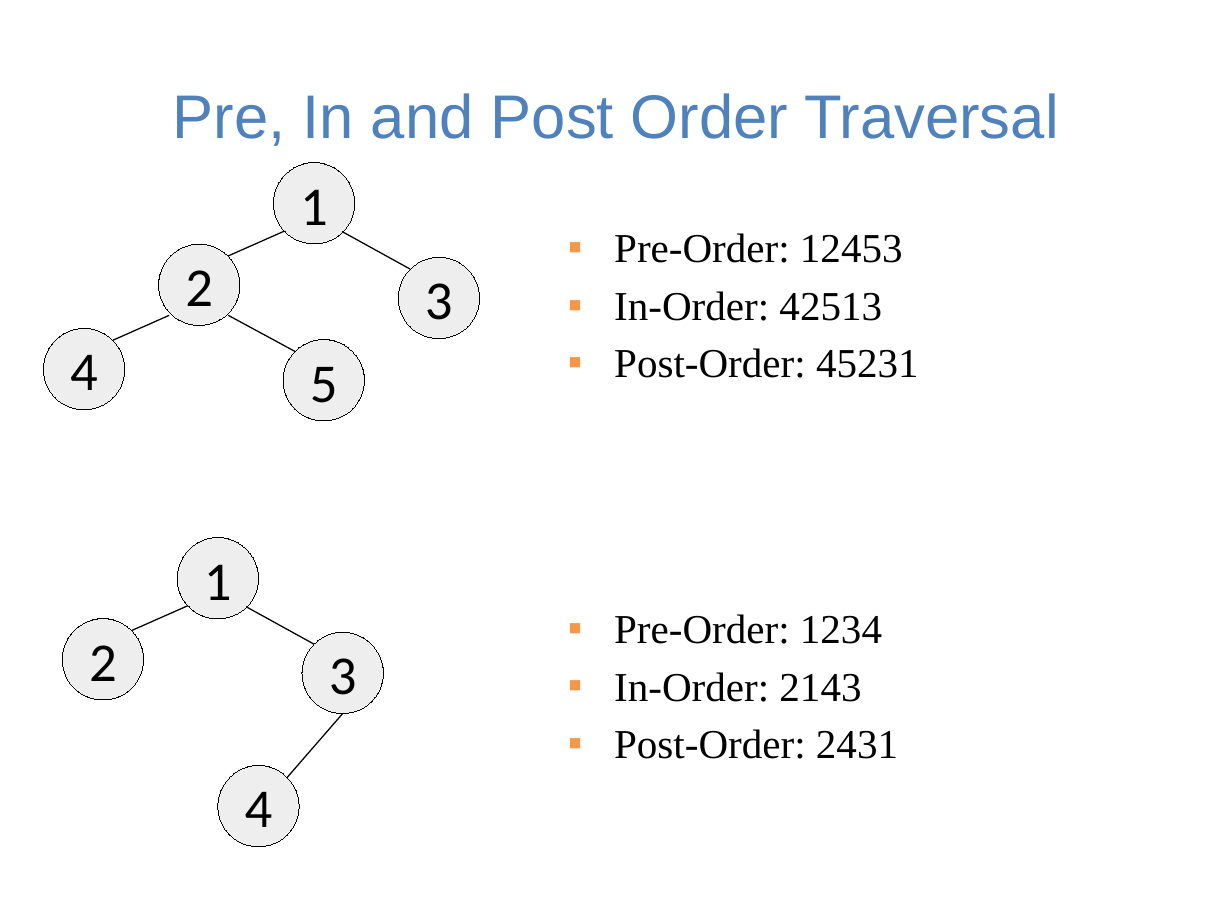
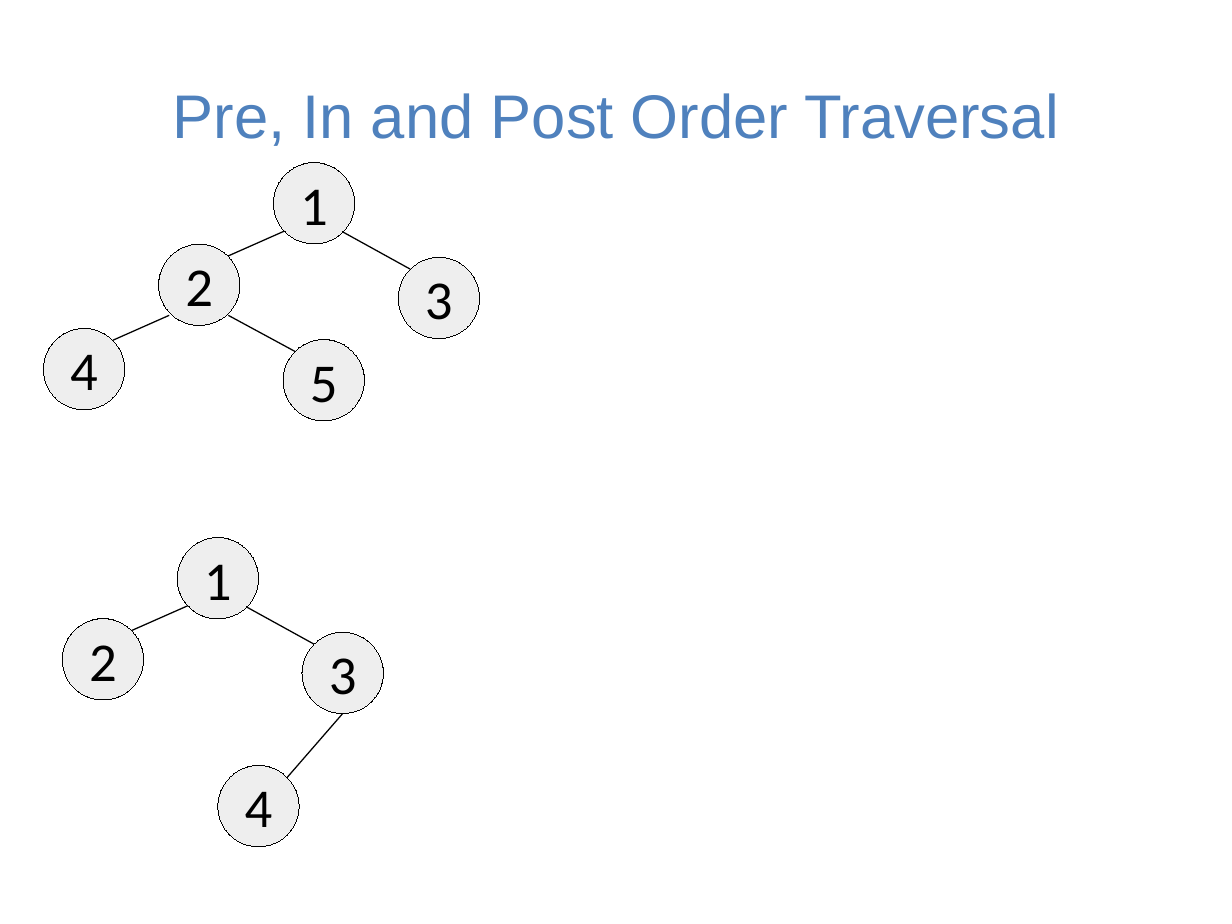
Before and after one commit to guhofstra/CSC111Fa25, a slide deck: slide 5 of PPTs/Lecture 8-binary search tree exercises.pptx. Drawn at 1232x924 pixels with LibreOffice and Linux fonts; fonts in the diff are those of the drawing. Boxes give left, top, right and bottom in pixels: in the first picture for what was removed or moved away, otherwise in the second. Text is boxed around its words. In the diff, an @@ line names an element or a change of style, - is before the commit and + after.

Commit message:
xx

```diff
--- a/PPTs/Lecture 8-binary search tree exercises.pptx
+++ b/PPTs/Lecture 8-binary search tree exercises.pptx
@@ text removed at box(614, 233, 919, 378) @@
-▪ Pre-Order: 12453
-▪ In-Order: 42513
-▪ Post-Order: 45231
@@ text removed at box(614, 614, 898, 759) @@
-▪ Pre-Order: 1234
-▪ In-Order: 2143
-▪ Post-Order: 2431
```
